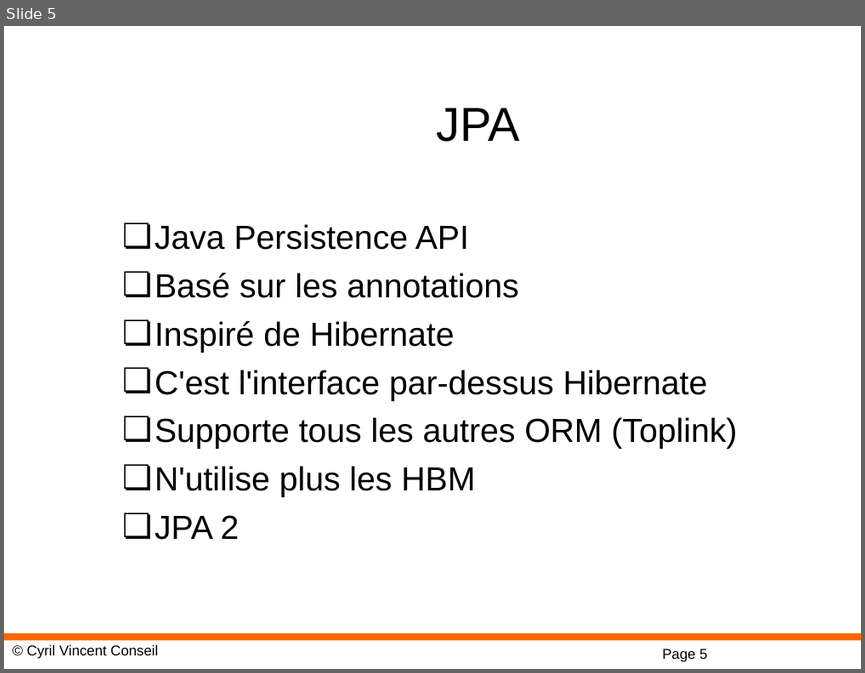
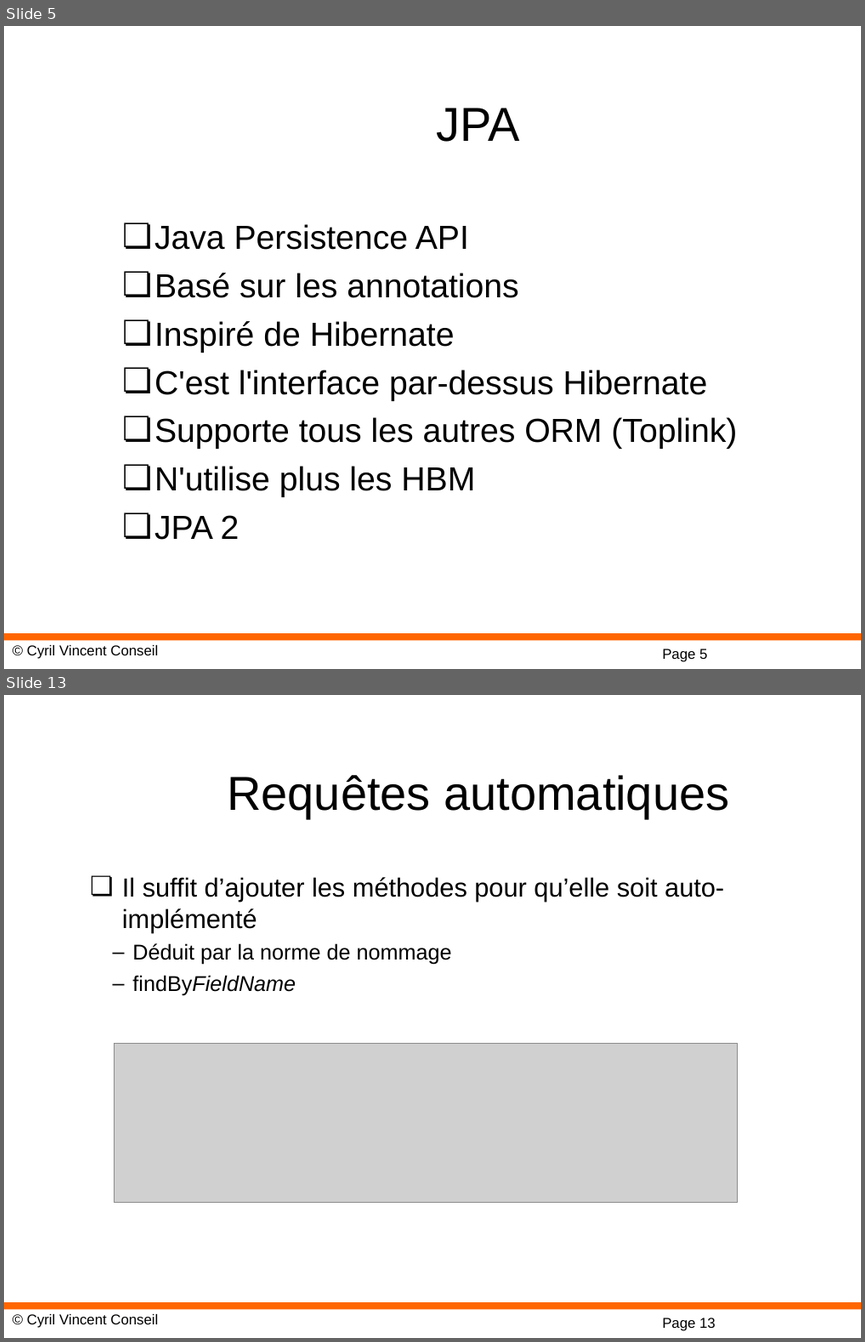
Before and after one commit to cyrilvincent/spring, a slide deck: ppt/07-SpringJPAH2.ppt. Shown one above the other, each under a label of ours: slide 5 before the commit, slides 5 and 13 after it; the slides between them are not shown. The pictures are 865x673 and 865x1342 pixels, drawn with LibreOffice and Linux fonts; fonts in the diff are those of the drawing; grey boxes stand for pictures; background and template pictures are left out. Boxes give left, top, right and bottom in pixels: in the first picture for what was removed or moved away, otherwise in the second. Text is boxed around its words. In the diff, an @@ line names an element or a change of style, - is before the commit and + after.

```diff
--- a/ppt/07-SpringJPAH2.ppt
+++ b/ppt/07-SpringJPAH2.ppt
@@ slide 13 added at box(4, 695, 861, 1338), background #FFFFFF; not listed: 3 template elements that a slide beside it also shows @@
@@ title added at box(227, 775, 729, 818), 40 pt, text #000000 @@
+Requêtes automatiques
@@ text added at box(122, 877, 724, 996), 22 pt, text #000000 @@
+❏ Il suffit d’ajouter les méthodes pour qu’elle soit auto-implémenté
+  – Déduit par la norme de nommage
+  – findByFieldName
@@ picture added at box(114, 1043, 738, 1202) @@
```
Also in this commit, not shown: 8 other slides added, 21 other files.
